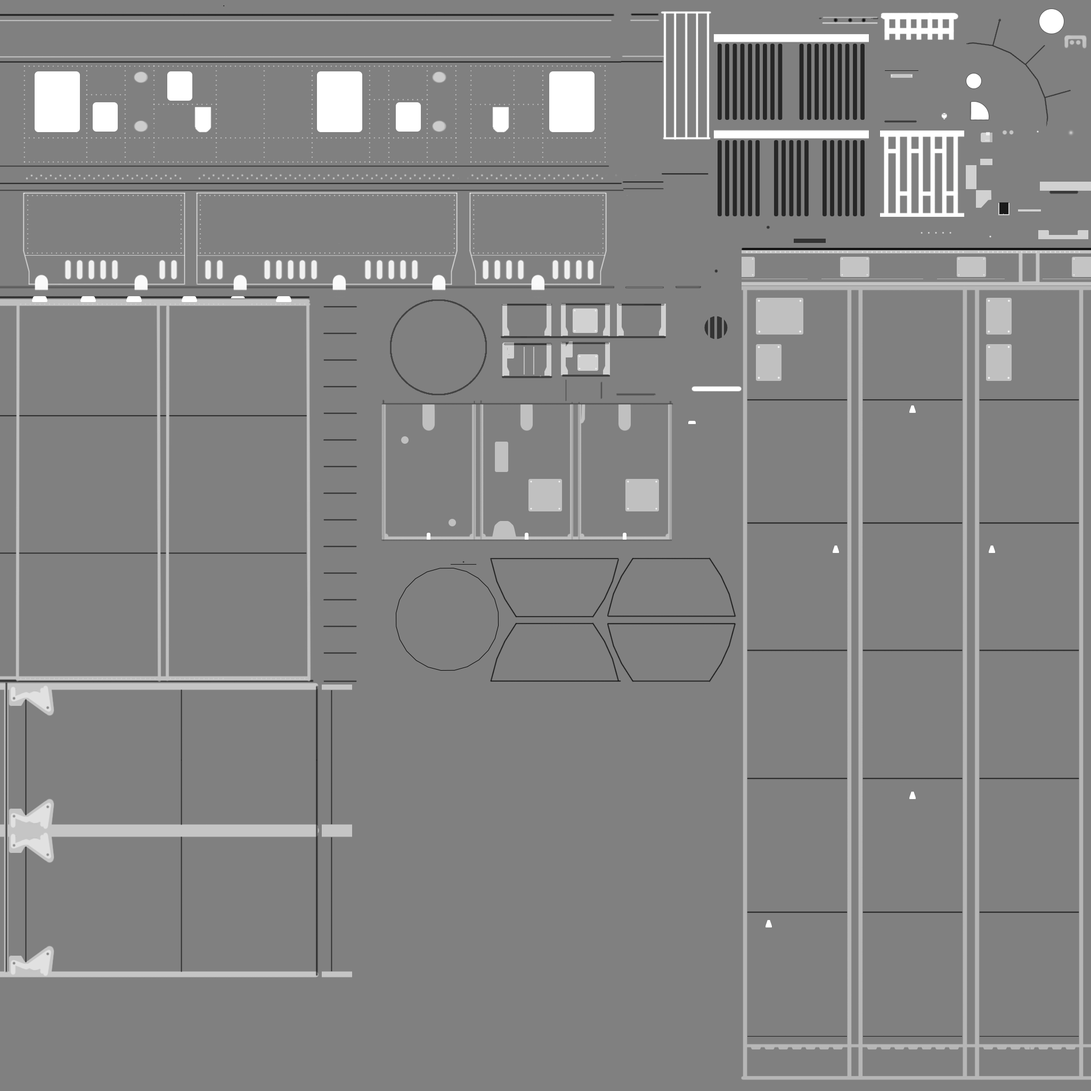
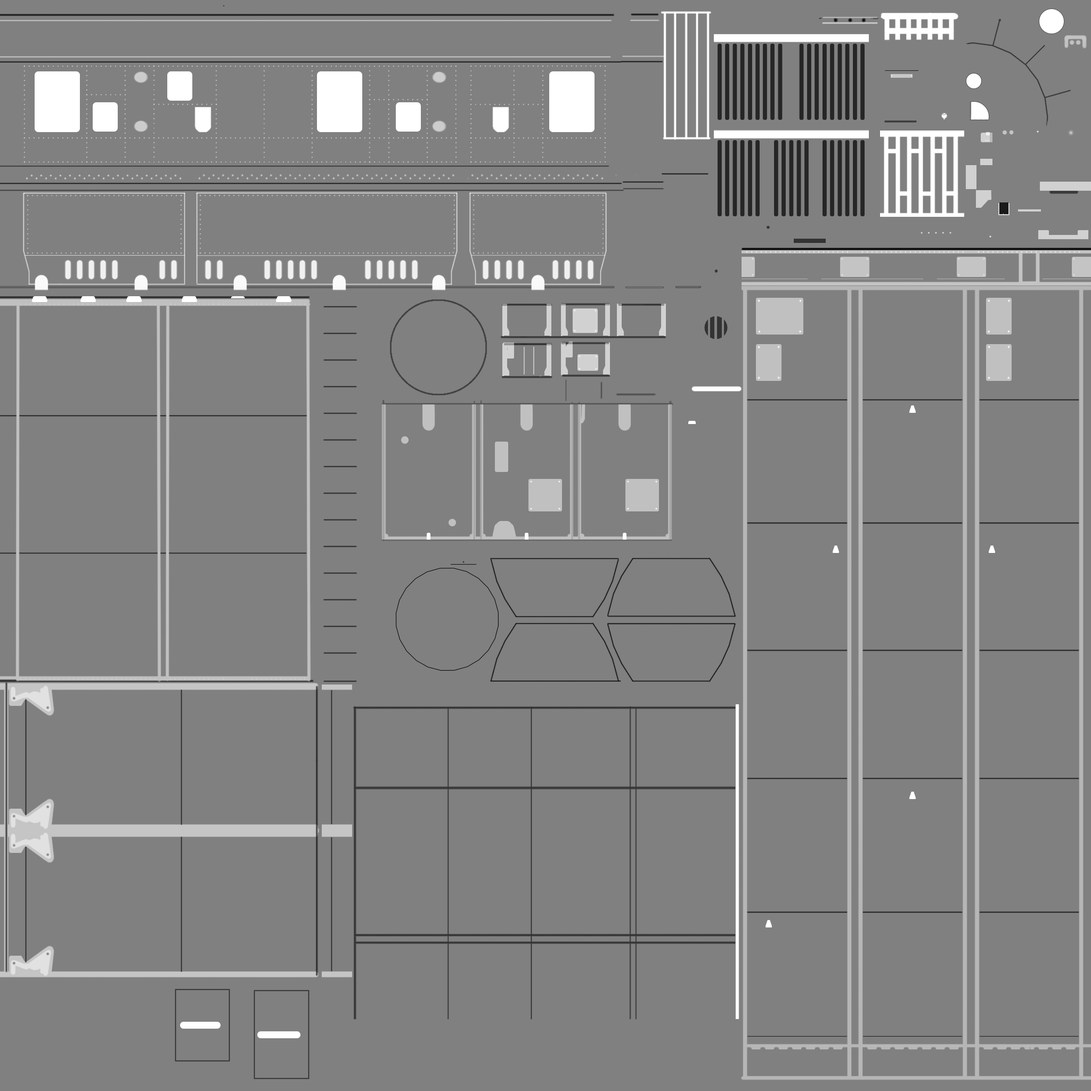
The second w=1091, h=1091 image is a revision of the first. Changes to its layers:
added layer "DrawerBumps copy" in group "S2Tank" over box(180, 704, 740, 1039)
added layer "Rectangle 2" (overlay, 80%) in group "S2Tank" over box(175, 706, 736, 1080)
